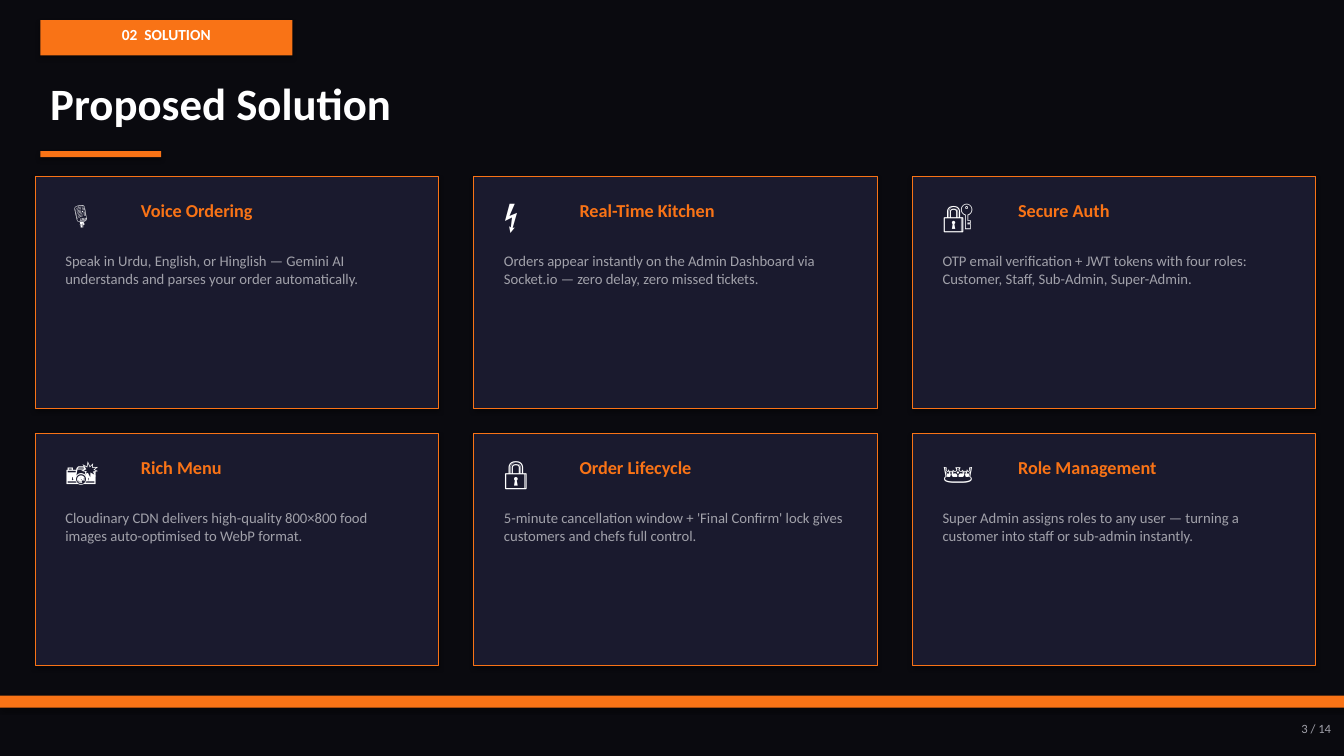
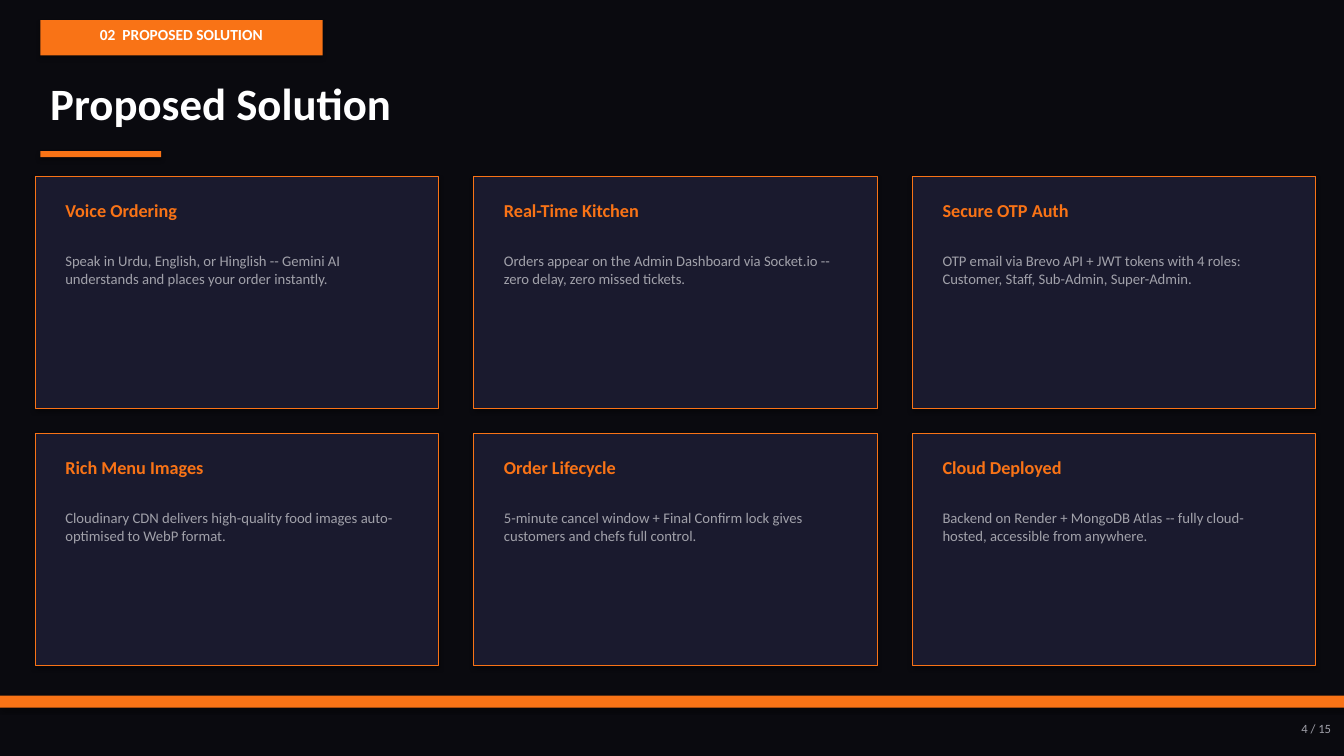
Before and after one commit to daniyalbettani/voice-restaurant-ai, a slide deck: slide 4 of VoiceBite_AI_Presentation.pptx (slide 3 before the commit). Drawn at 1344x756 pixels with LibreOffice and Linux fonts; fonts in the diff are those of the drawing. Boxes give left, top, right and bottom in pixels: in the first picture for what was removed or moved away, otherwise in the second. Text is boxed around its words. In the diff, an @@ line names an element or a change of style, - is before the commit and + after.

```diff
--- a/VoiceBite_AI_Presentation.pptx
+++ b/VoiceBite_AI_Presentation.pptx
@@ rectangle: place and size @@
-rectangle at <box>40,20,292,55</box>
+rectangle at <box>40,20,323,55</box>
@@ text at <box>100,30,262,40</box>: text changed @@
-02 SOLUTION
+02 PROPOSED SOLUTION
@@ text "Voice Ordering": place and size @@
-text "Voice Ordering" at <box>141,204,253,220</box>
+text "Voice Ordering" at <box>65,204,177,220</box>
@@ text removed at <box>55,192,126,252</box> @@
-🎙️
@@ text "Real-Time Kitchen": place and size @@
-text "Real-Time Kitchen" at <box>580,204,715,217</box>
+text "Real-Time Kitchen" at <box>504,204,639,217</box>
@@ text removed at <box>494,192,565,252</box> @@
-⚡
@@ text removed at <box>933,192,1003,252</box> @@
-🔐
@@ text at <box>943,204,1069,217</box>: text changed @@
-Secure Auth
+Secure OTP Auth
@@ text at <box>65,256,340,287</box>: text changed @@
-Speak in Urdu, English, or Hinglish — Gemini AI understands and parses your order automatically.
+Speak in Urdu, English, or Hinglish -- Gemini AI understands and places your order instantly.
@@ text at <box>504,256,818,287</box>: text changed @@
-Orders appear instantly on the Admin Dashboard via Socket.io — zero delay, zero missed tickets.
+Orders appear on the Admin Dashboard via Socket.io -- zero delay, zero missed tickets.
@@ text at <box>943,256,1241,287</box>: text changed @@
-OTP email verification + JWT tokens with four roles: Customer, Staff, Sub-Admin, Super-Admin.
+OTP email via Brevo API + JWT tokens with 4 roles: Customer, Staff, Sub-Admin, Super-Admin.
@@ text removed at <box>55,449,126,509</box> @@
-📸
@@ text removed at <box>494,449,565,509</box> @@
-🔒
@@ text removed at <box>933,449,1003,509</box> @@
-👑
@@ text at <box>65,461,203,477</box>: text changed @@
-Rich Menu
+Rich Menu Images
@@ text "Order Lifecycle": place and size @@
-text "Order Lifecycle" at <box>580,461,692,477</box>
+text "Order Lifecycle" at <box>504,461,616,477</box>
@@ text added at <box>943,461,1062,477</box>, 13 pt, text #F97316, bold @@
+Cloud Deployed
@@ text removed at <box>1018,461,1156,477</box> @@
-Role Management
@@ text at <box>65,513,393,544</box>: text changed @@
-Cloudinary CDN delivers high-quality 800×800 food images auto-optimised to WebP format.
+Cloudinary CDN delivers high-quality food images auto-optimised to WebP format.
@@ text at <box>504,513,803,541</box>: text changed @@
-5-minute cancellation window + 'Final Confirm' lock gives customers and chefs full control.
+5-minute cancel window + Final Confirm lock gives customers and chefs full control.
@@ text at <box>943,513,1244,544</box>: text changed @@
-Super Admin assigns roles to any user — turning a customer into staff or sub-admin instantly.
+Backend on Render + MongoDB Atlas -- fully cloud-hosted, accessible from anywhere.
@@ text at <box>1301,725,1331,733</box>: text changed @@
-3 / 14
+4 / 15
```
Also in this commit, not shown: 11 other slides changed, 3 slides added, 2 slides removed, 3 other files.
